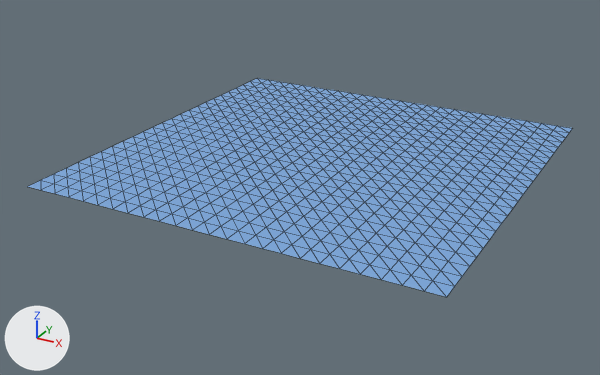
The glTF model assets/models/water-swell-48-near.glb, before and after one commit.
One viewpoint serves both versions: a 50 mm lens placed at (676.0, -1323.0, 582.0), pointed at (-28.0, -44.0, -57.0). Arrows for +X, +Y and +Z are at lower left; the lights stay in place. The picture after the commit comes second. Mesh edges are drawn as thin lines.

Script lines for the objects in view, before the commit:
```python
me_swellnear = bpy.data.meshes.new('SwellNear')
me_swellnear.from_pydata(...)  # 625 vertices, 1152 faces; spans x -384.0..384.0, y -384.0..384.0, z 0.0
me_swellnear.materials.append(mat_sea)  # blue #7caadf
ob_swellnear = bpy.data.objects.new('SwellNear', me_swellnear)
ob_swellnear.location = (0.0, 0.0, 0.0)
```
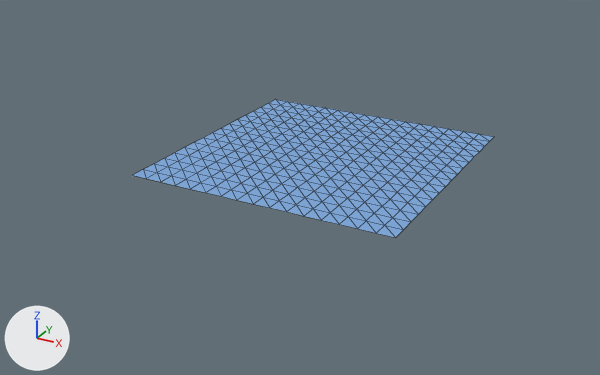
Where the change shows, as pixel boxes [x1, y1, x2, y2] in the pictures (600 x 375 px):
'SwellNear', reshaped (34% narrower, 37% shorter)
    before: [27, 78, 573, 297]
    after: [133, 100, 494, 238]
part 1 of me_swellnear, deleted (blue)
    before: [27, 78, 573, 297]

The change, as a diff of the scene's bpy script:
```diff
--- a/assets/models/water-swell-48-near.glb.py
+++ b/assets/models/water-swell-48-near.glb.py
@@ me_swellnear @@
 # used by ob_swellnear; location = (0.0, 0.0, 0.0)
-me_swellnear.from_pydata(...)  # 625 vertices, 1152 faces; spans x -384.0..384.0, y -384.0..384.0, z 0.0
+me_swellnear.from_pydata(...)  # 289 vertices, 512 faces; spans x -256.0..256.0, y -256.0..256.0, z 0.0
+# me_swellnear part 1: 336 vertices removed from x -384.0..384.0, y -384.0..384.0, z 0.0
 me_swellnear.materials.append(mat_sea)
```
